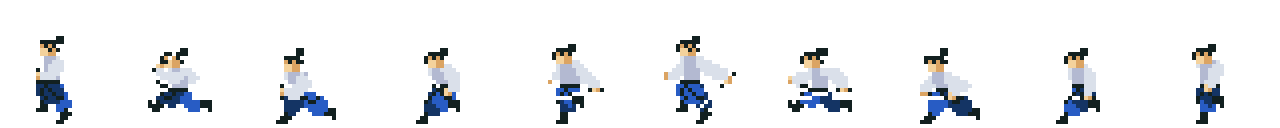
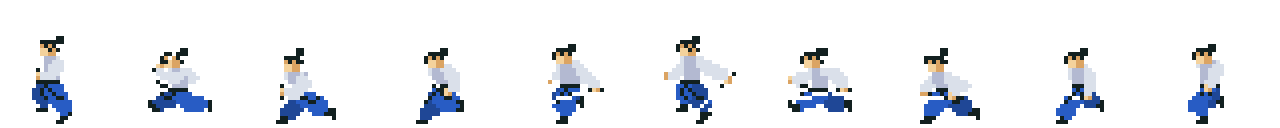
Revision of a layered 1280 x 128 image; what changed, layer by layer:
painted on "1" over (32, 84, 72, 116)
painted on "2" over (152, 92, 208, 112)
painted on "3" over (280, 96, 304, 120)
painted on "4" over (420, 88, 464, 120)
painted on "5" over (552, 88, 580, 116)
painted on "6" over (676, 84, 712, 112)
painted on "7" over (796, 92, 844, 112)
painted on "8" over (924, 92, 972, 116)
painted on "9" over (1056, 88, 1104, 120)
painted on "10" over (1188, 88, 1220, 116)
